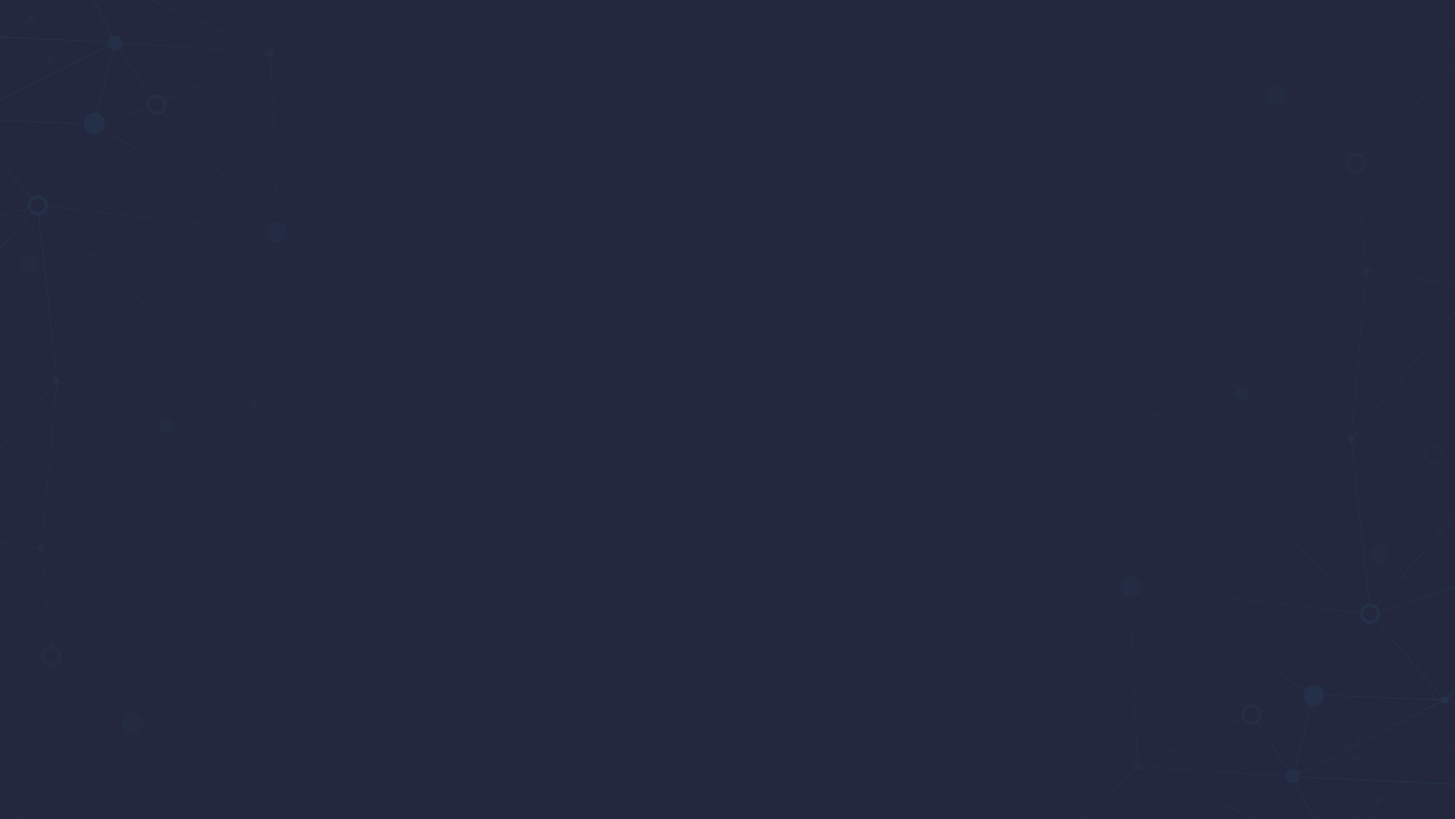
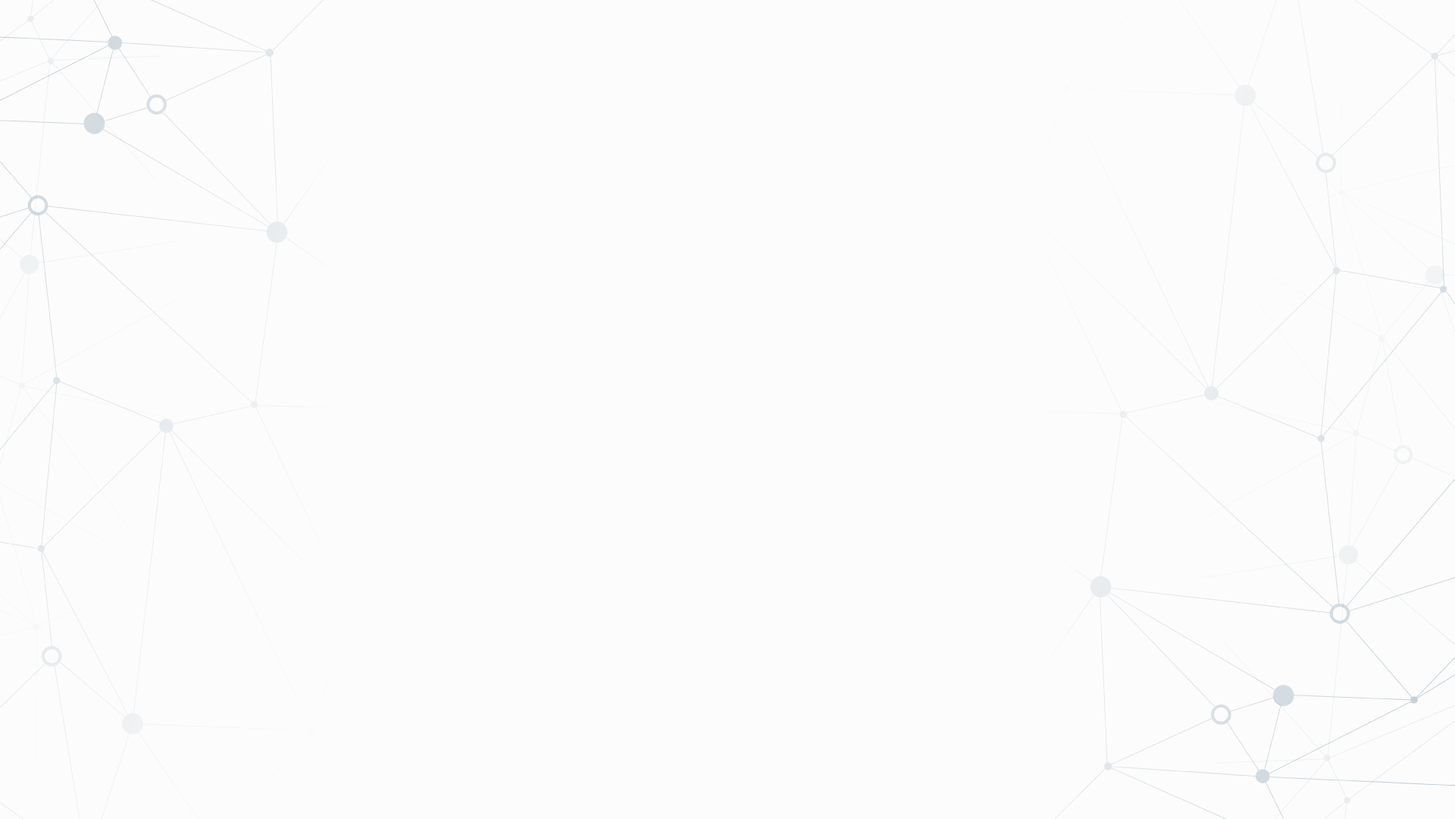
Comparing the layer stacks of the two 1455×819 images. Changes:
painted on "Слой 1" over [1047, 0, 1455, 819]
hid "Слой 3" over [0, 0, 1455, 819]
showed "Слой 2" over [0, 0, 1455, 819]
